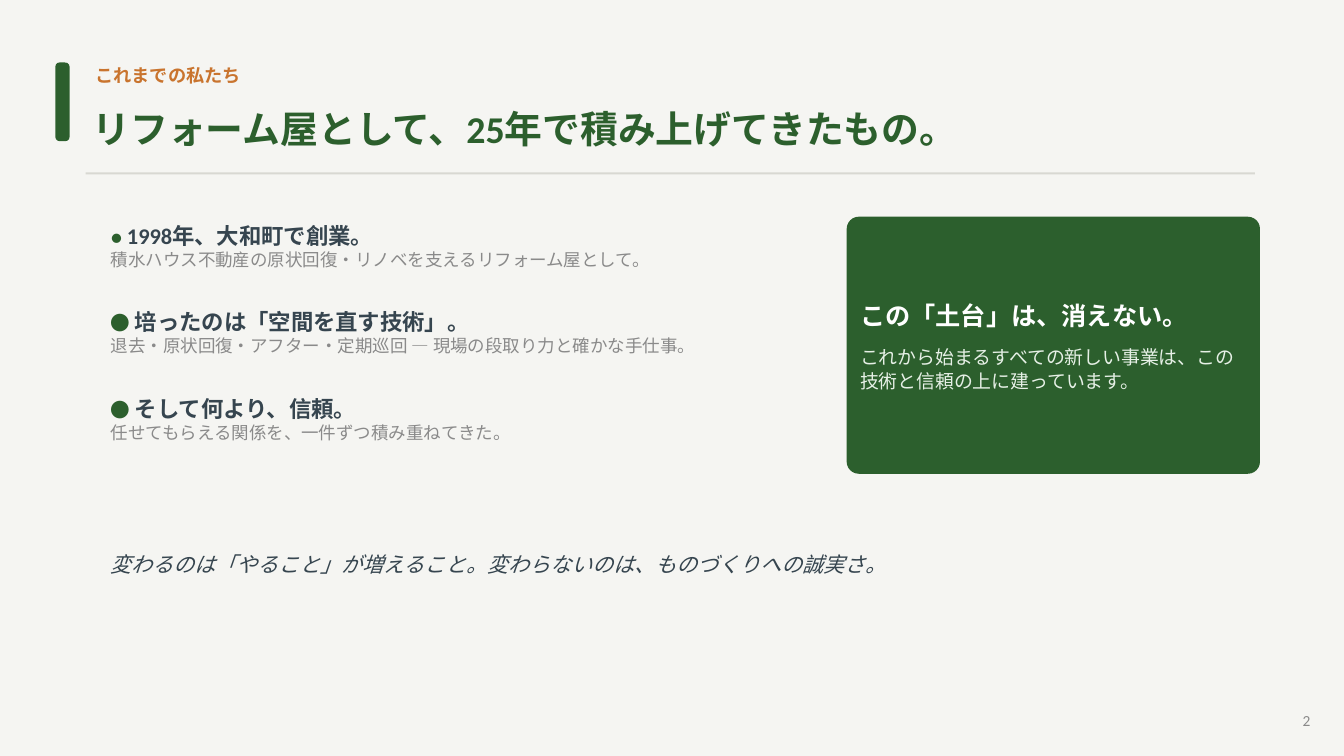
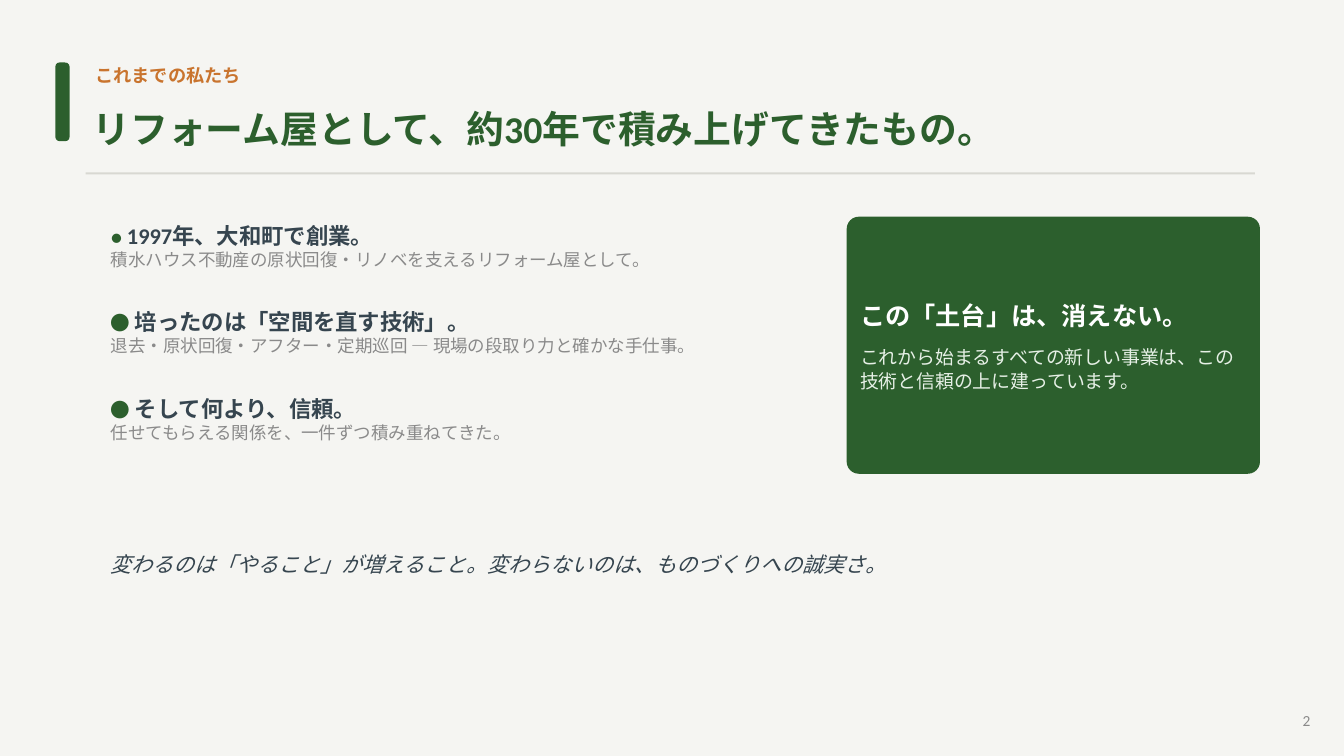
Before and after one commit to hiroaki-hab/test-repo-my-first-codex-smart-support-dev, a slide deck: slide 2 of 光和工業_ビジョン資料.pptx. Drawn at 1344x756 pixels with LibreOffice and Linux fonts; fonts in the diff are those of the drawing. Boxes give left, top, right and bottom in pixels: in the first picture for what was removed or moved away, otherwise in the second. Text is boxed around its words. In the diff, an @@ line names an element or a change of style, - is before the commit and + after.

```diff
--- a/光和工業_ビジョン資料.pptx
+++ b/光和工業_ビジョン資料.pptx
@@ text at [93,111,995,147]: text changed @@
-リフォーム屋として、25年で積み上げてきたもの。
+リフォーム屋として、約30年で積み上げてきたもの。
@@ text at [127,225,373,246]: text changed @@
-● 1998年、大和町で創業。
+● 1997年、大和町で創業。
```
Also in this commit, not shown: 4 other slides changed, 1 slide added, 13 other files.
